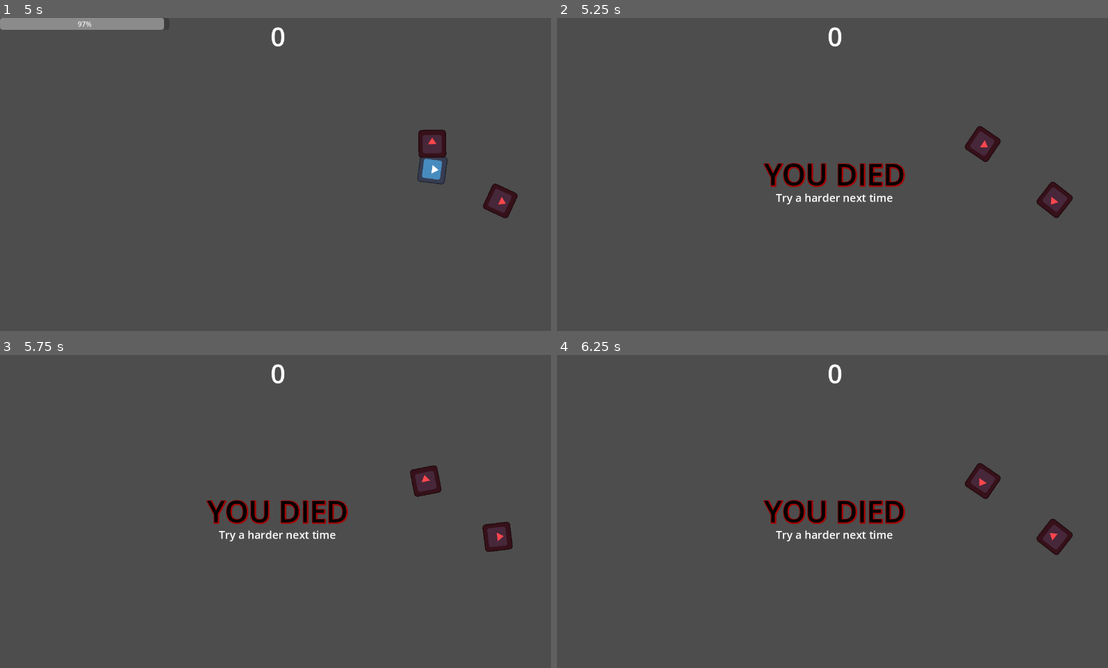
Above: before the commit, frames 1-4 (two rows, left to right).
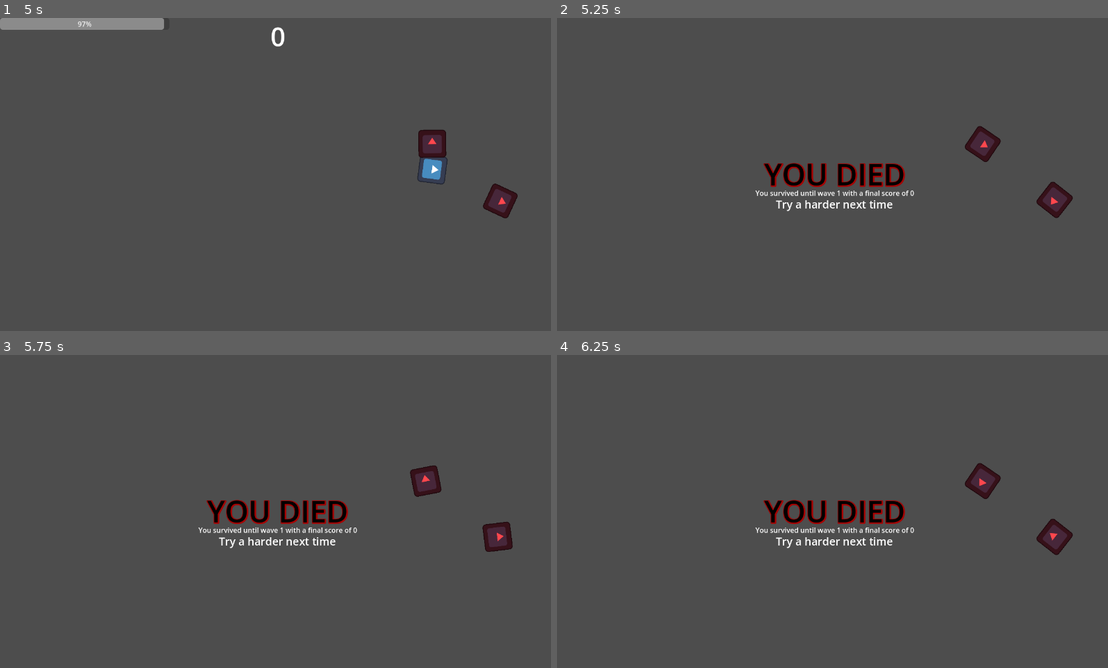
Above: after the commit, the same moments.

Repository: adsuttman/GDTest
Game: Godot game, scene res://main_level.tscn
The game is run twice, just before and just after one commit, with the same random seed, the same clock (stepped at 60 frames per second) and the same inputs. The engine's default icon, where the game draws it, is replaced by a stand-in: a white triangle on a blue panel in a dark square.
Inputs (mouse positions are in pixels of both pictures, inside the frame that each line leads up to):
- Up to frame 1 (5 s): tap Enter at 0.5 s; move the mouse to (402, 158) at 0.52 s; hold D (move_right) 0.53-1.28 s; hold Shift (boost) 0.53-1.28 s; move the mouse to (165, 190) at 1.27 s; hold S (move_down) 1.28-2.03 s; tap Space (shoot) at 1.35, 2.85, 4.35 s; move the mouse to (336, 105) at 2.02 s; hold D (move_right) 2.03-2.78 s; hold Shift (boost) 2.03-2.78 s; move the mouse to (247, 237) at 2.77 s; hold W (move_up) 2.78-3.53 s; move the mouse to (446, 221) at 3.52 s; hold Shift (boost) 3.53-4.28 s; hold A (move_left) from 3.53 s (still down); move the mouse to (110, 127) at 4.27 s
- Up to frame 2 (5.25 s): move the mouse to (860, 174) at 5.02 s; release A (move_left) at 5.03 s; hold S (move_down) from 5.03 s (still down); hold Shift (boost) from 5.03 s (still down)
- Up to frame 3 (5.75 s): keep holding S (move_down); keep holding Shift (boost)
- Up to frame 4 (6.25 s): move the mouse to (749, 433) at 5.77 s; release S (move_down) at 5.78 s; release Shift (boost) at 5.78 s; hold D (move_right) from 5.78 s (still down); tap Space (shoot) at 5.85 s

Frame 1 is identical in both runs. In frame 2, 0.8% of the frame differs, in the area x 35-65%, y 2-62%; in frame 3, 0.8%; in frame 4, 0.8%.

Commit message:
added wave and score report to death screen

Diff:
--- a/hud.gd
+++ b/hud.gd
@@ -3,6 +3,7 @@
 var energy_bar: ProgressBar
 var score_counter: Label
 var wave_notification: Label
+var wave: int = 1
 
 func _ready():
 	energy_bar = $EnergyBar
@@ -23,13 +24,19 @@
 
 
 func _on_player_character_player_death():
+	var death_message: Label = $DeathMessage
 	energy_bar.hide()
-	$DeathMessage.show()
+	score_counter.hide()
+
+	$DeathMessage/Report.text = "You survived until wave " + str(wave)\
+		+ " with a final score of " + score_counter.text
+	death_message.show()
 
 func update_score(score: int) -> void:
 	score_counter.text = str(score)
 
 func on_new_wave(wave: int) -> void:
+	self.wave = wave
 	wave_notification.text = "Wave " + str(wave)
 	wave_notification.show()
 	await get_tree().create_timer(1.0).timeout
--- a/hud.tscn
+++ b/hud.tscn
@@ -42,7 +42,22 @@
 label_settings = SubResource("LabelSettings_b17a4")
 horizontal_alignment = 1
 
-[node name="Label" type="Label" parent="DeathMessage"]
+[node name="Report" type="Label" parent="DeathMessage"]
+layout_mode = 1
+anchors_preset = 7
+anchor_left = 0.5
+anchor_top = 1.0
+anchor_right = 0.5
+anchor_bottom = 1.0
+offset_left = -183.0
+offset_top = -18.0
+offset_right = 183.0
+offset_bottom = 8.0
+grow_horizontal = 2
+grow_vertical = 0
+text = "You survived until wave 0 with a final score of 0"
+
+[node name="Message" type="Label" parent="DeathMessage"]
 layout_mode = 1
 anchors_preset = 7
 anchor_left = 0.5
@@ -50,9 +65,9 @@
 anchor_right = 0.5
 anchor_bottom = 1.0
 offset_left = -136.5
-offset_top = -13.0
+offset_top = 2.0
 offset_right = 136.5
-offset_bottom = 25.0
+offset_bottom = 40.0
 grow_horizontal = 2
 grow_vertical = 0
 text = "Try a harder next time"
